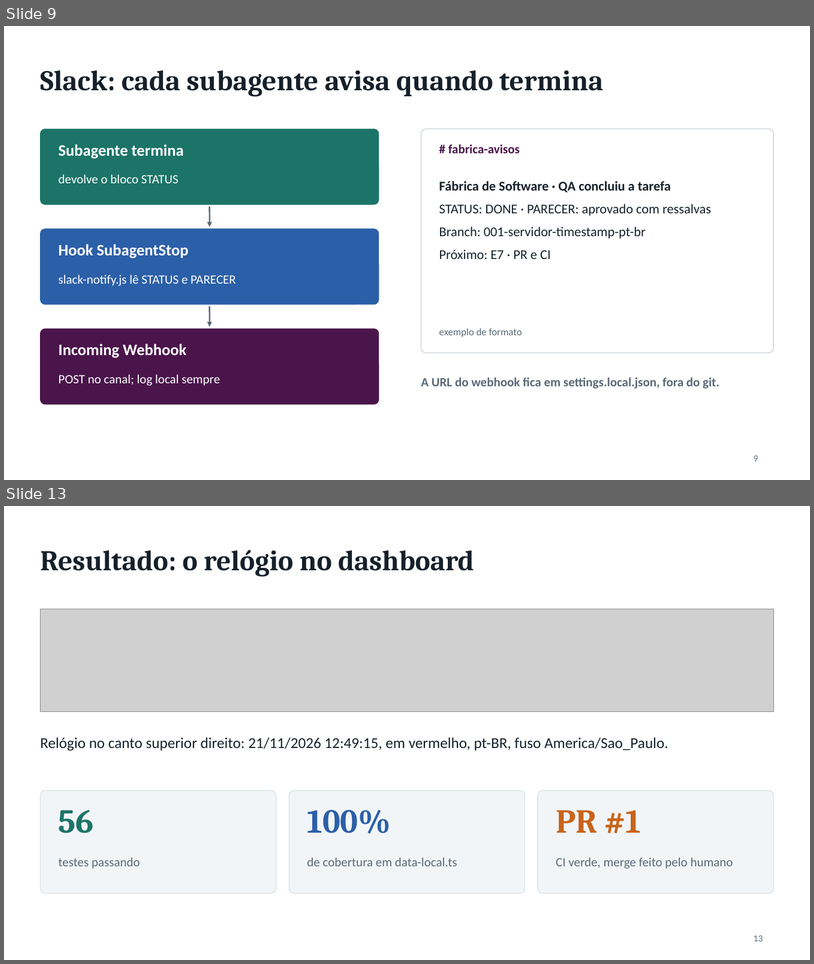
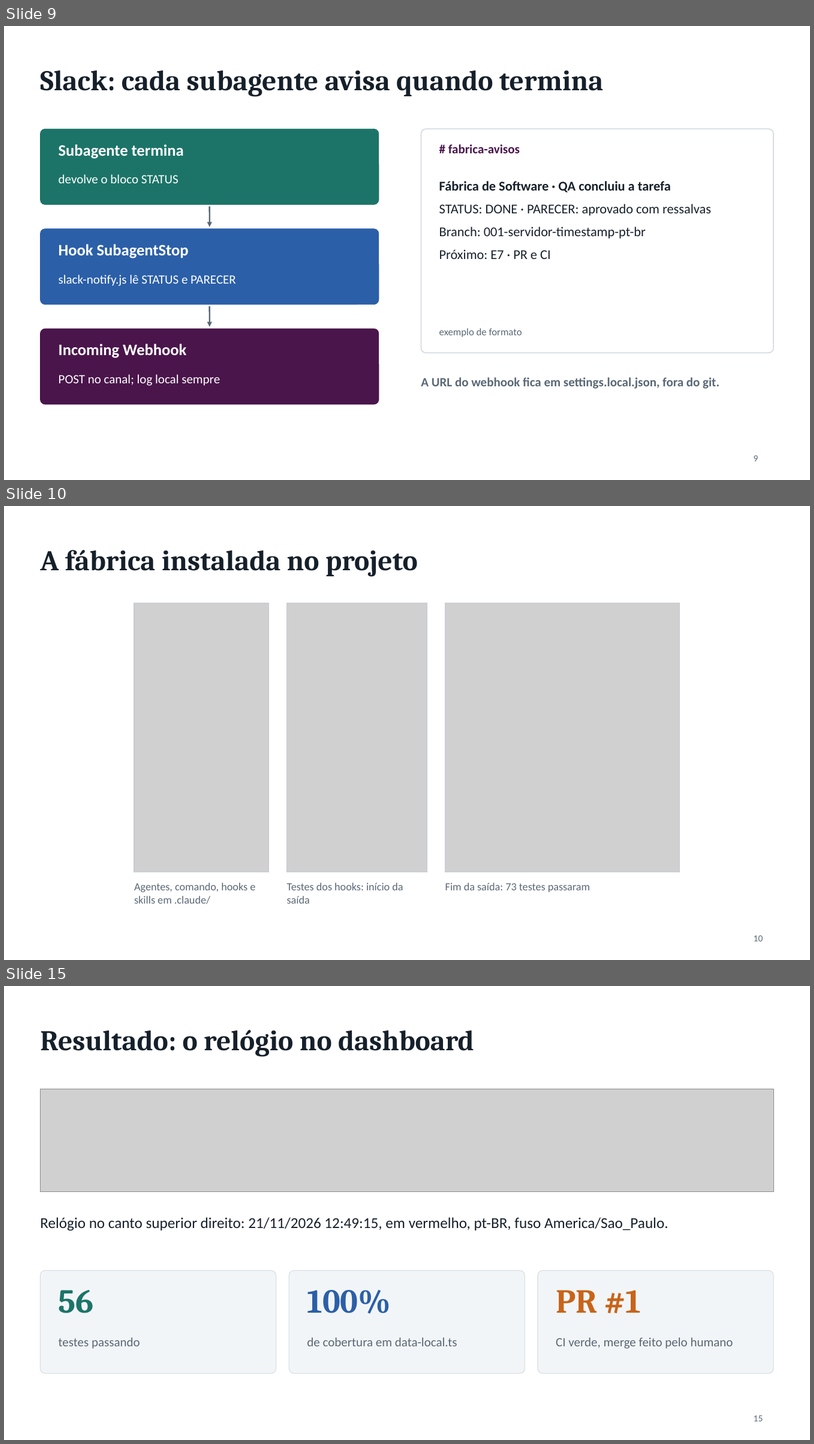
Before and after one commit to liviagomes30/fabrica-petcontrol, a slide deck: docs/fabrica/apresentacao-fabrica-claude-code.pptx. Shown one above the other, each under a label of ours: slides 9 and 13 before the commit, slides 9, 10 and 15 after it; the slides between them are not shown. The pictures are 814x964 and 814x1444 pixels, drawn with LibreOffice and Linux fonts; fonts in the diff are those of the drawing; grey boxes stand for pictures. Boxes give left, top, right and bottom in pixels: in the first picture for what was removed or moved away, otherwise in the second. Text is boxed around its words. In the diff, an @@ line names an element or a change of style, - is before the commit and + after.

```diff
--- a/docs/fabrica/apresentacao-fabrica-claude-code.pptx
+++ b/docs/fabrica/apresentacao-fabrica-claude-code.pptx
@@ slide 10 added at [4,506,810,960], background #FFFFFF @@
@@ title added at [40,550,418,576], 34 pt, text #16202A, bold @@
+A fábrica instalada no projeto
@@ picture added at [134,603,269,872] @@
@@ rectangle added at [134,603,269,872], outline #C3CCD4 1 pt @@
@@ picture added at [287,603,428,872] @@
@@ rectangle added at [287,603,428,872], outline #C3CCD4 1 pt @@
@@ picture added at [446,603,680,872] @@
@@ rectangle added at [446,603,680,872], outline #C3CCD4 1 pt @@
@@ text added at [134,882,255,904], 13 pt, text #5A6875 @@
+Agentes, comando, hooks e skills em .claude/
@@ text added at [287,882,403,903], 13 pt, text #5A6875 @@
+Testes dos hooks: início da saída
@@ text added at [446,882,590,892], 13 pt, text #5A6875 @@
+Fim da saída: 73 testes passaram
@@ page number added at [754,935,764,941], 11 pt, text #5A6875 @@
+10
@@ what was slide 13 is now slide 15 @@
@@ page number at [754,1415,764,1421]: text changed @@
-13
+15
```
Also in this commit, not shown: 1 slide changed, 4 other slides added, 2 slides removed, 9 other files.
